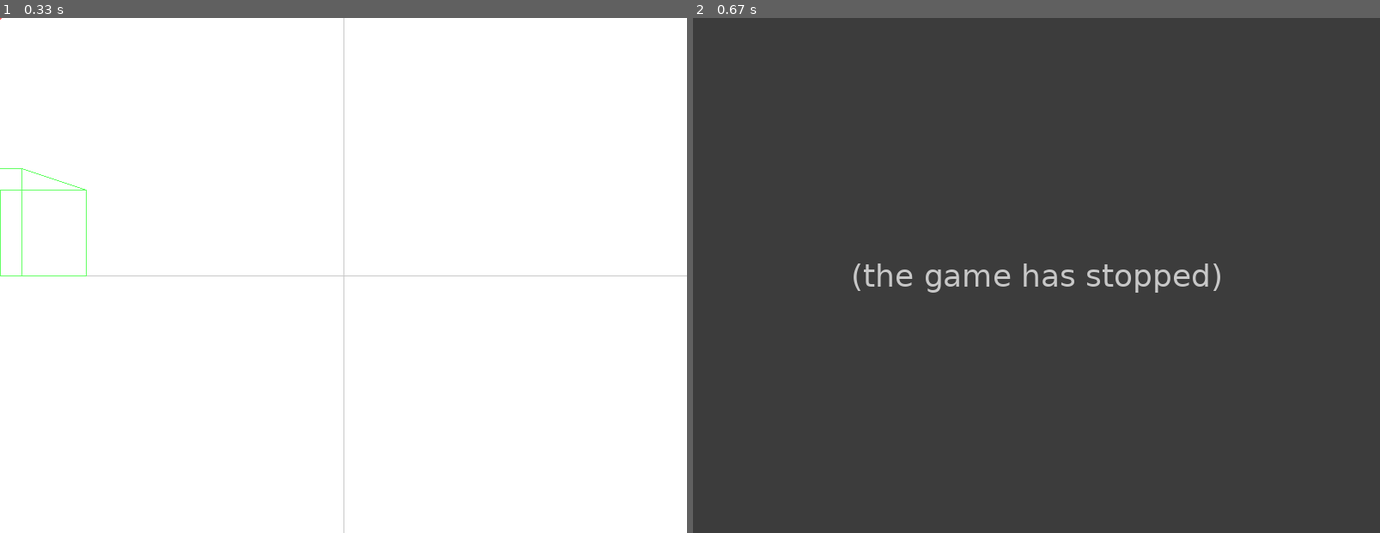
Above: before the commit, frames 1-2 (left to right).
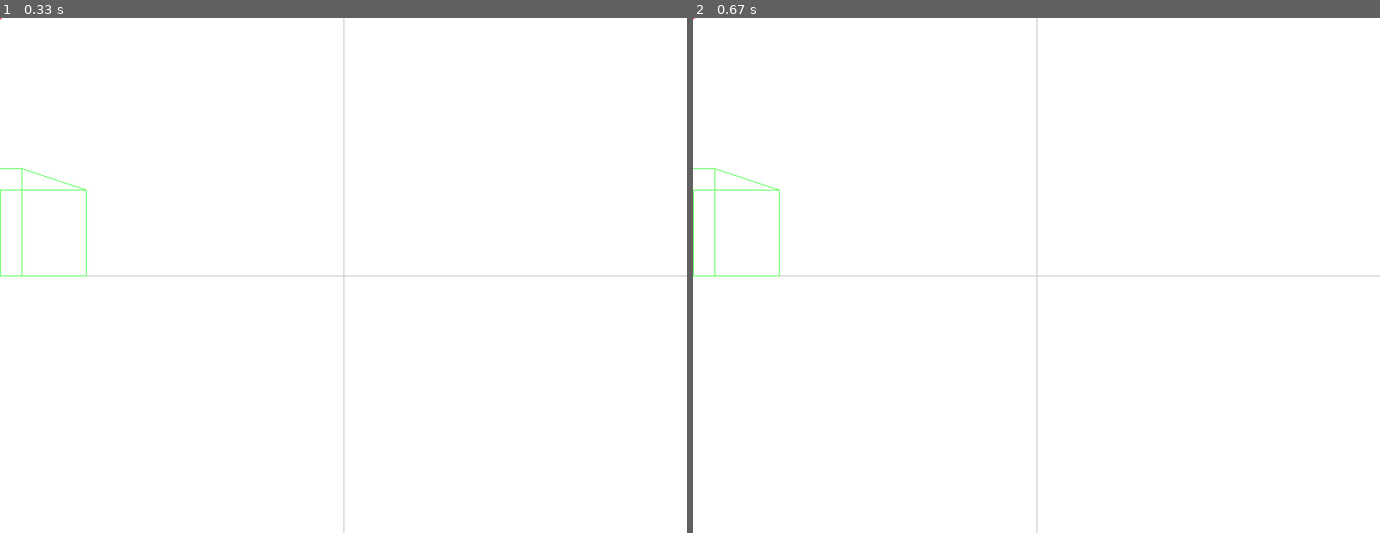
Above: after the commit, the same moments.

Repository: qsorix/draw-3d
Game: pygame game, started from main.py
Same seed, same stepped clock (60 frames per second), same inputs: the game is played once before the commit and once after it.
Inputs (mouse positions are in pixels of both pictures, inside the frame that each line leads up to):
- Up to frame 1 (0.33 s): no input
- Up to frame 2 (0.67 s): click (1036, 275) at 0.38 s

Frame 1 is identical in both runs. In frame 2, 100% of the frame differs, in the area x 0-100%, y 0-100%.
Error before the commit: AttributeError: 'Starter' object has no attribute 'new_start' (main.py line 193); the game stopped at 0.43 s (later frames are placeholders)

Commit message:
Can click to select a segment

Diff:
--- /dev/null
+++ b/funcs.py
@@ -0,0 +1,30 @@
+import math
+
+def dist(x1,y1, x2,y2, x3,y3): # x3,y3 is the point
+    px = x2-x1
+    py = y2-y1
+
+    something = px*px + py*py
+
+    u =  ((x3 - x1) * px + (y3 - y1) * py) / float(something)
+
+    if u > 1:
+        u = 1
+    elif u < 0:
+        u = 0
+
+    x = x1 + u * px
+    y = y1 + u * py
+
+    dx = x - x3
+    dy = y - y3
+
+    # Note: If the actual distance does not matter,
+    # if you only want to compare what this function
+    # returns to other results of this function, you
+    # can just return the squared distance instead
+    # (i.e. remove the sqrt) to gain a little performance
+
+    dist = math.sqrt(dx*dx + dy*dy)
+
+    return dist
--- a/main.py
+++ b/main.py
@@ -2,6 +2,7 @@
 
 import pygame
 import math
+import funcs
 from pygamehelper import PygameHelper
 
 red = (255, 100, 100)
@@ -14,6 +15,7 @@
         self.a = start
         self.b = end
         self.color = color
+        self.active = False
 
 class P:
     def __init__(self, x, y, z):
@@ -122,10 +124,15 @@
         a = self._project(s.a)
         b = self._project(s.b)
         if a and b:
+            if s.active:
+                width=3
+            else:
+                width=1
             pygame.draw.line(self.screen,
                              s.color,
                              self._to_zero(a),
-                             self._to_zero(b))
+                             self._to_zero(b),
+                             width)
 
     def _to_zero(self, p):
         x, y = p;
@@ -151,6 +158,22 @@
 
     def keyUp(self, key):
         self.pressed.discard(key)
+
+    def mouseUp(self, button, pos):
+        mx, my = pos
+
+        for s in self.segments:
+            s.active = False
+
+        for s in self.segments:
+            a = self._project(s.a)
+            b = self._project(s.b)
+            if a and b:
+                x0, y0 = self._to_zero(a)
+                x1, y1 = self._to_zero(b)
+                if funcs.dist(x0, y0, x1, y1, mx, my) < 5:
+                    s.active = True
+                    break
 
     def update(self):
         shift_down = False
@@ -184,26 +207,8 @@
 
         if 280 in self.pressed: # page-up
             self.D += 10.0
-            print(self.D)
         if 281 in self.pressed: # page-down
             self.D -= 10.0
-            print(self.D)
-
-    def mouseUp(self, button, pos):
-        if not self.new_start:
-            self.new_start = pos
-        else:
-            self.new_end = pos
-
-            self.segments.append(
-                Segment(self.new_start[0], self.new_start[1],
-                        self.new_end[0], self.new_end[1]))
-            self.intersections = \
-                    find_intersections(self.segments)
-
-            self.new_start = None
-            self.new_end = None
-
 
     def draw(self):
         self.screen.fill((255,255,255))
